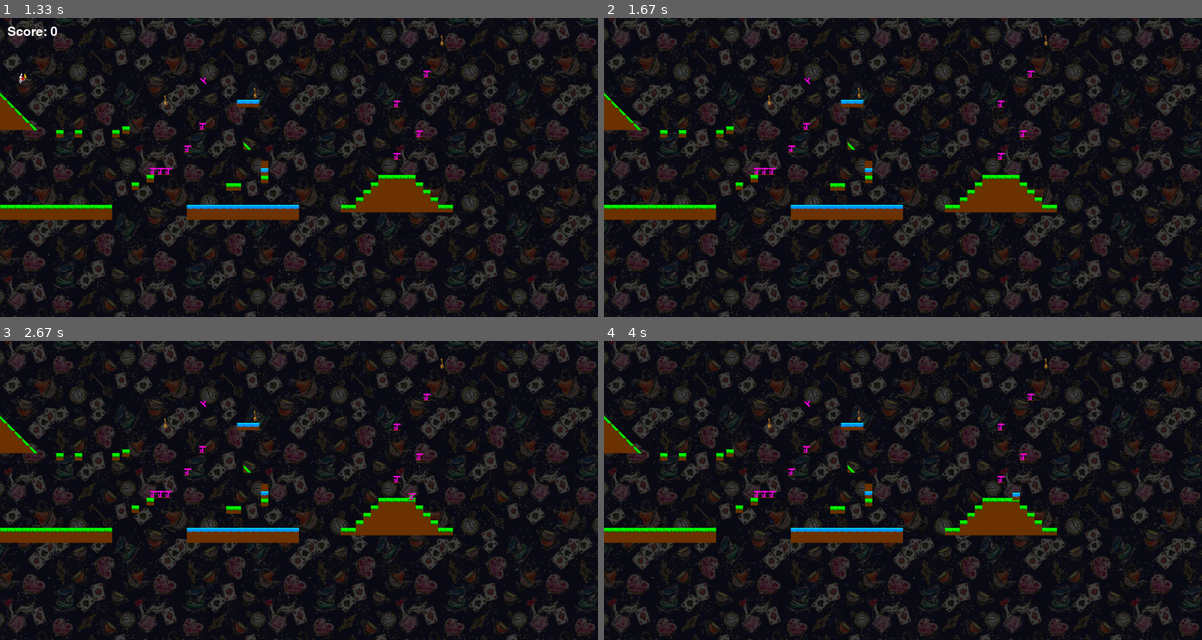
Above: before the commit, frames 1-4 (two rows, left to right).
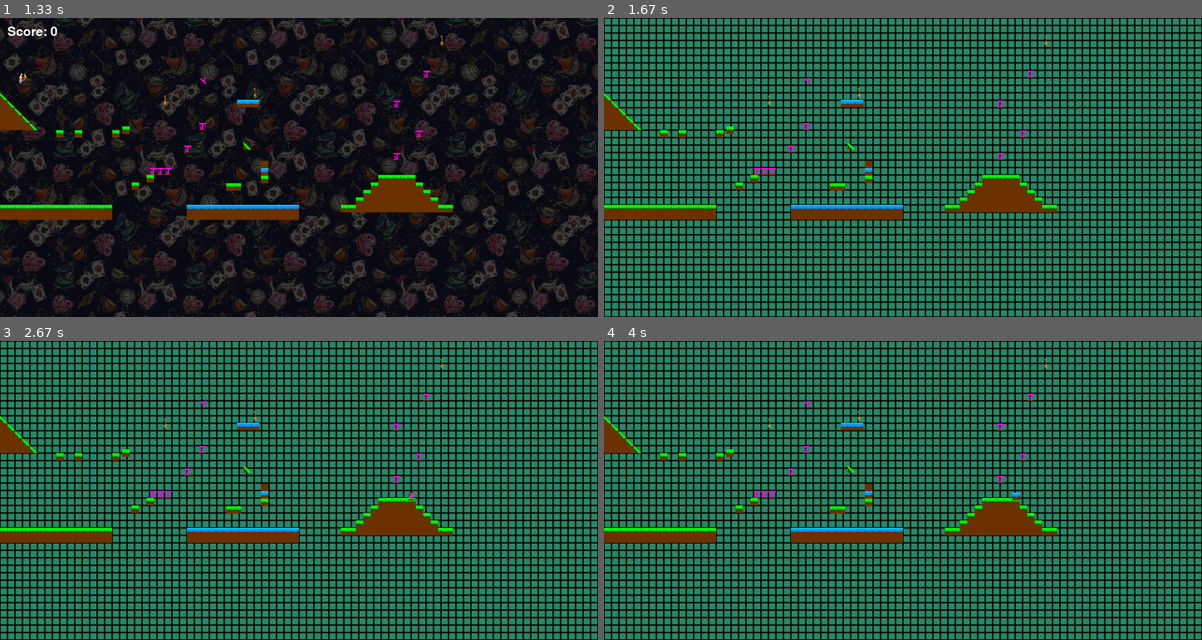
Above: after the commit, the same moments.

Repository: bouleaulama30/platformer_pygame
Game: pygame game, started from platformer_main.py
Same seed, same stepped clock (60 frames per second), same inputs: the game is played once before the commit and once after it.
Inputs (mouse positions are in pixels of both pictures, inside the frame that each line leads up to):
- Up to frame 1 (1.33 s): tap Enter at 0.33 s; click (406, 191) at 0.72 s; tap B at 1 s
- Up to frame 2 (1.67 s): hold E from 1.33 s (still down); hold Up from 1.33 s (still down)
- Up to frame 3 (2.67 s): release E at 1.8 s; release Up at 1.8 s; tap Y at 1.83 s; tap 1 at 2.17 s; tap J at 2.5 s
- Up to frame 4 (4 s): tap one key every 0.33 s from 2.83 s: 4 D 1 S

Frame 1 is identical in both runs. In frame 2, 77% of the frame differs, in the area x 0-100%, y 0-100%; in frame 3, 77%; in frame 4, 77%.

Commit message:
changement fond édition

Diff:
--- a/constante.py
+++ b/constante.py
@@ -91,6 +91,7 @@
 bg_play5 = pygame.transform.scale(pygame.image.load("SpritesBackground/background_hearts.jpg"), (largeur_fenetre, hauteur_fenetre))
 bg_fall = pygame.transform.scale(pygame.image.load("SpritesBackground/background_terrier.jpg"), (largeur_fenetre, hauteur_fenetre))
 bg_choix = pygame.transform.scale(pygame.image.load("SpritesBackground/ecran_choix/ecran_choix_none.jpg"), (largeur_fenetre, hauteur_fenetre))
+bg_edition = pygame.transform.scale(pygame.image.load("SpritesBackground/ecran_choix/fond_edition.jpg"), (largeur_fenetre, hauteur_fenetre))
 
 #def image clé
 
--- a/platformer_main.py
+++ b/platformer_main.py
@@ -293,7 +293,7 @@
 		read_file_map("blocks.txt",t_blocks,list_map_file)
 
 
-		display.blit(background_game, (0,0))
+		display.blit(bg_edition, (0,0))
 		fill_keys(display,player,update_mini_game,key_list_ingame,dt,etape)
 		fill(display, t_blocks)
 		editor_count+=1
--- a/player.py
+++ b/player.py
@@ -87,7 +87,7 @@
             if not is_playing(0):
                 play('R_is_pressed',0)
 
-        if (pressed_keys[K_UP] or pressed_keys[K_SPACE]) and self.is_grounded :
+        if (pressed_keys[K_UP] or pressed_keys[K_SPACE]) and self.is_grounded :   #voir saut Céleste/Holo Knight
             self.vely= vel_jump #attention vel_jump doit être negatif
             play('jump')
 
